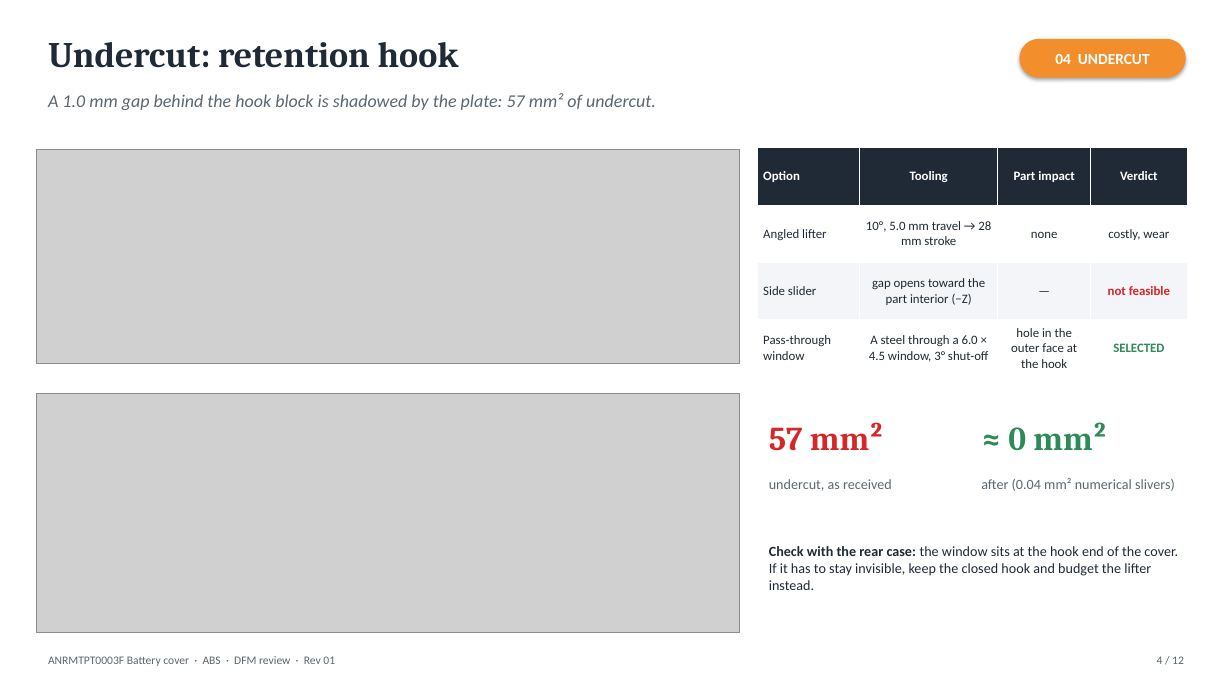
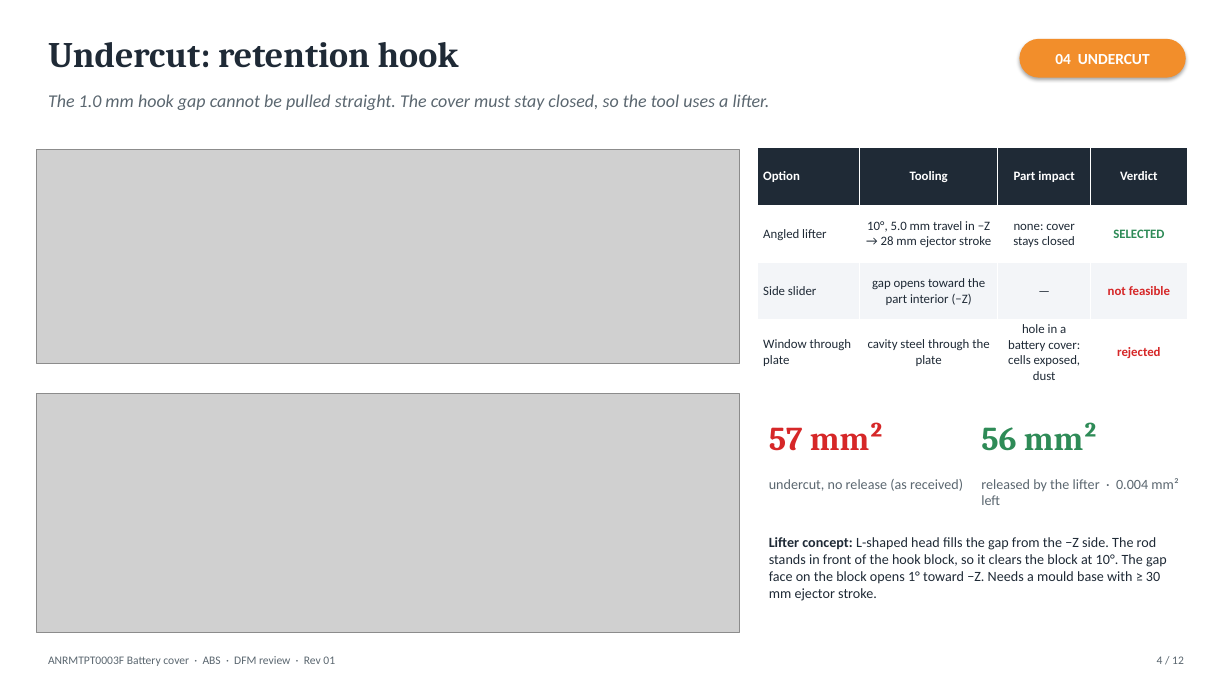
Before and after one commit to moatazmostafaeleraky-eng/Moataz-engineering, a slide deck: slide 4 of output/DFM.pptx. Drawn at 1232x693 pixels with LibreOffice and Linux fonts; fonts in the diff are those of the drawing; grey boxes stand for pictures. Boxes give left, top, right and bottom in pixels: in the first picture for what was removed or moved away, otherwise in the second. Text is boxed around its words. In the diff, an @@ line names an element or a change of style, - is before the commit and + after.

```diff
--- a/output/DFM.pptx
+++ b/output/DFM.pptx
@@ text at bbox=[48, 94, 770, 110]: text changed @@
-A 1.0 mm gap behind the hook block is shadowed by the plate: 57 mm² of undercut.
+The 1.0 mm hook gap cannot be pulled straight. The cover must stay closed, so the tool uses a lifter.
@@ table at bbox=[758, 148, 1188, 384] @@
-row 2: Angled lifter | 10°, 5.0 mm travel → 28 mm stroke | none | costly, wear
+row 2: Angled lifter | 10°, 5.0 mm travel in −Z → 28 mm ejector stroke | none: cover stays closed | SELECTED
-row 4: Pass-through window | A steel through a 6.0 × 4.5 window, 3° shut-off | hole in the outer face at the hook | SELECTED
+row 4: Window through plate | cavity steel through the plate | hole in a battery cover: cells exposed, dust | rejected
@@ text at bbox=[981, 422, 1098, 451]: text changed @@
-≈ 0 mm²
+56 mm²
@@ text at bbox=[769, 479, 963, 491]: text changed @@
-undercut, as received
+undercut, no release (as received)
@@ text at bbox=[981, 478, 1178, 505]: text changed @@
-after (0.04 mm² numerical slivers)
+released by the lifter · 0.004 mm² left
@@ text at bbox=[769, 537, 1167, 601]: text changed @@
-Check with the rear case: the window sits at the hook end of the cover. If it has to stay invisible, keep the closed hook and budget the lifter instead.
+Lifter concept: L-shaped head fills the gap from the −Z side. The rod stands in front of the hook block, so it clears the block at 10°. The gap face on the block opens 1° toward −Z. Needs a mould base with ≥ 30 mm ejector stroke.
```
Also in this commit, not shown: 10 other slides changed, 17 other files.
